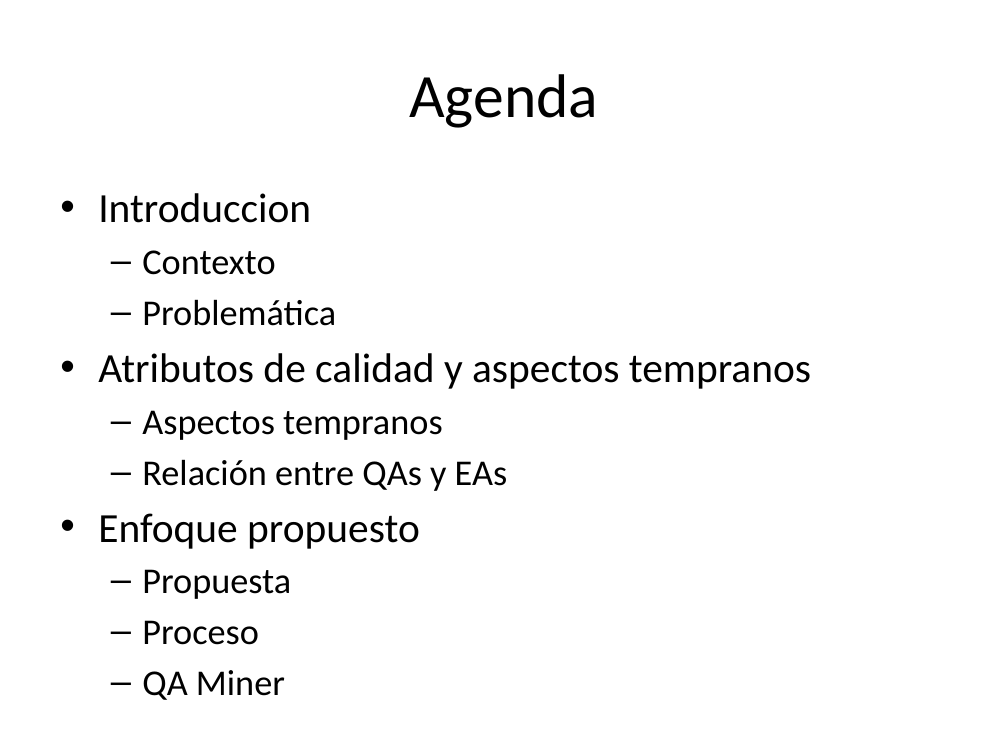
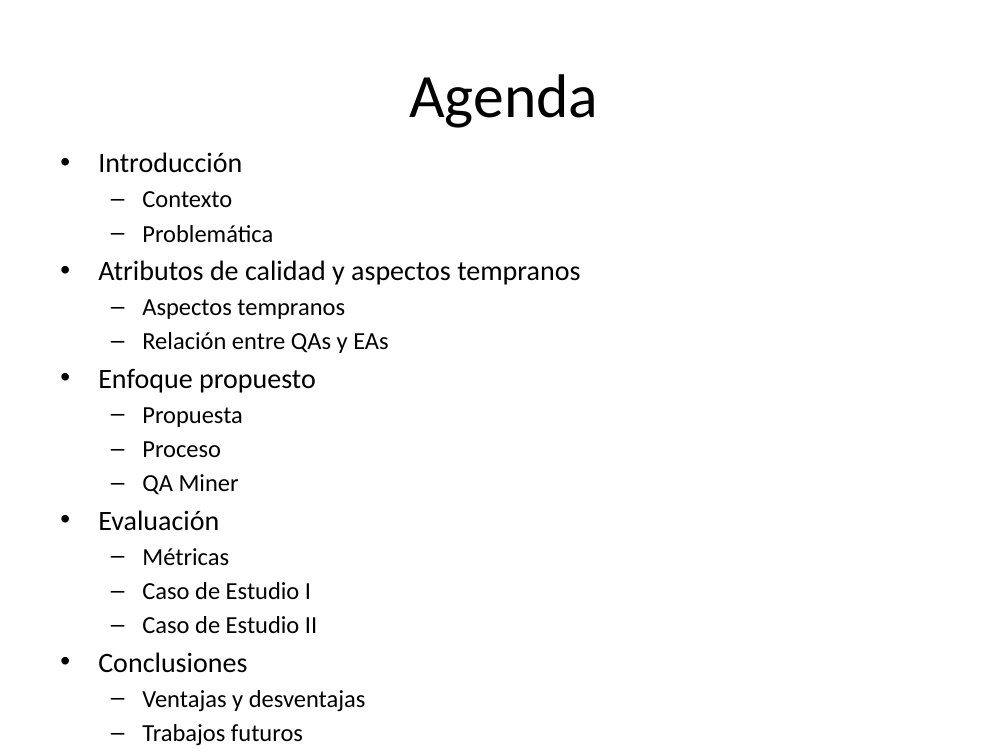
Before and after one commit to alejandrorago/qatesis2, a slide deck: slide 2 of Capitulos Finales/filiminasPeladas.pptx. Drawn at 1008x756 pixels with LibreOffice and Linux fonts; fonts in the diff are those of the drawing. Boxes give left, top, right and bottom in pixels: in the first picture for what was removed or moved away, otherwise in the second. Text is boxed around its words. In the diff, an @@ line names an element or a change of style, - is before the commit and + after.

```diff
--- a/Capitulos Finales/filiminasPeladas.pptx
+++ b/Capitulos Finales/filiminasPeladas.pptx
@@ text "Introducción": place and size @@
-text "Introducción" at [98,193,811,645]
+text "Introducción" at [98,152,580,746]
@@ text at [98,152,242,173]: text changed; size 29.6 to 20 pt @@
-• Introduccion
+• Introducción
@@ text at [98,191,580,495]: size 25.9 to 17.5 pt in "Contexto", "Problemática", "Aspectos tempranos", "Relación entre QAs y EAs" and 3 more places; size 29.6 to 20 pt in "Atributos de calidad y aspectos tempranos", "Enfoque propuesto"; less space between paragraphs @@
@@ text at [98,510,366,746]: paragraphs added @@
+• Evaluación
+  – Métricas
+  – Caso de Estudio I
+  – Caso de Estudio II
+• Conclusiones
+  – Ventajas y desventajas
+  – Trabajos futuros
+• Preguntas
```
Also in this commit, not shown: 2 other slides changed, 1 slide removed.
